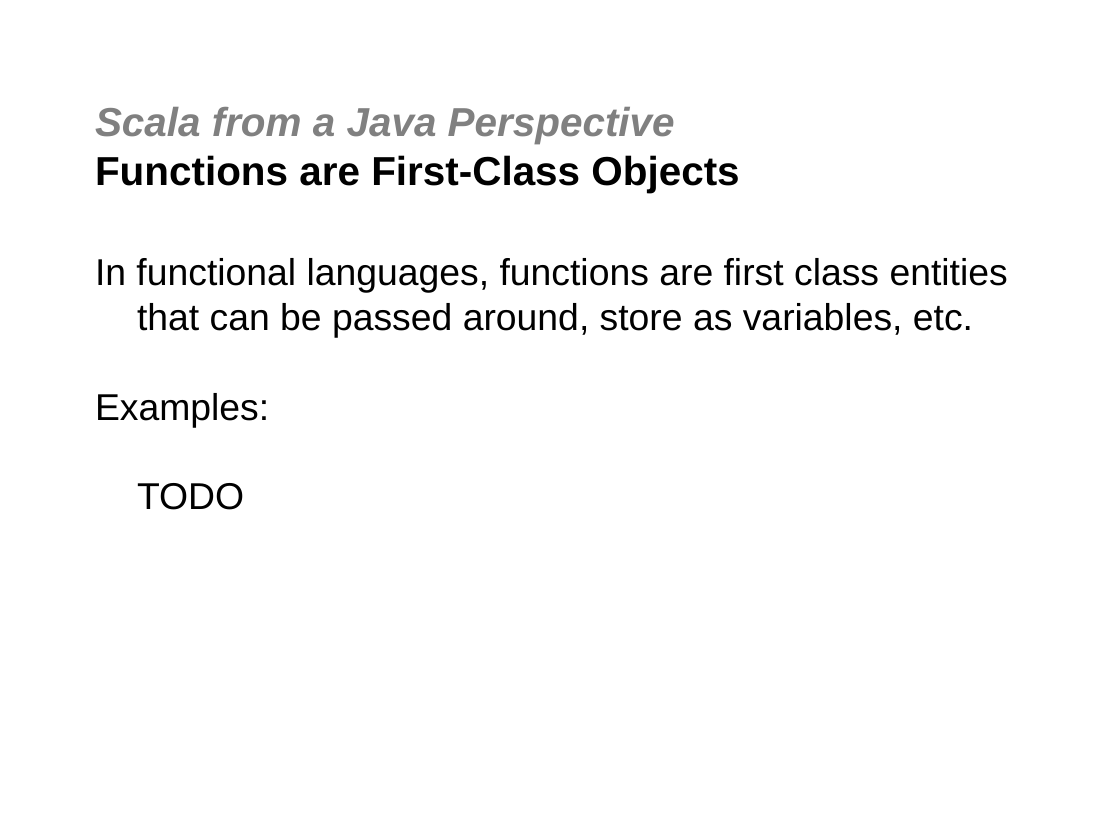
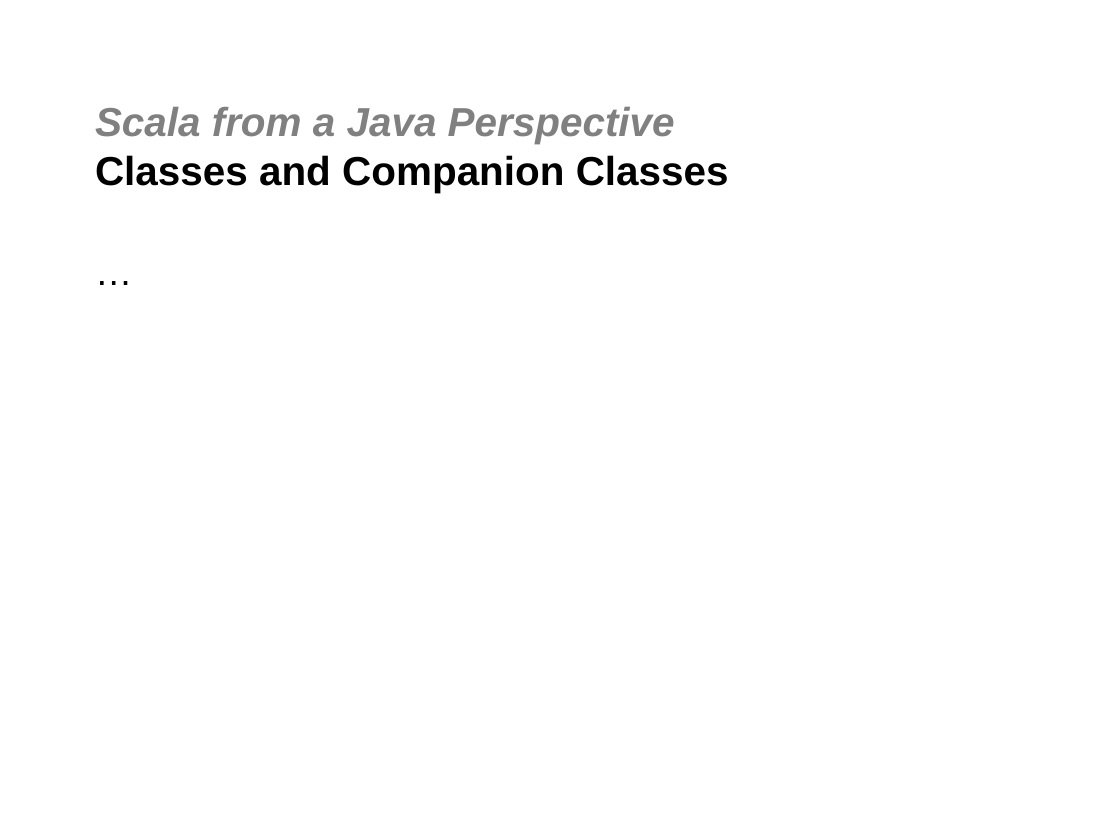
Before and after one commit to jgoodsen/agile2010, a slide deck: slide 12 of 03-scala.ppt (slide 15 before the commit). Drawn at 1120x840 pixels with LibreOffice and Linux fonts; fonts in the diff are those of the drawing; background and template pictures are left out. Boxes give left, top, right and bottom in pixels: in the first picture for what was removed or moved away, otherwise in the second. Text is boxed around its words. In the diff, an @@ line names an element or a change of style, - is before the commit and + after.

```diff
--- a/03-scala.ppt
+++ b/03-scala.ppt
@@ title at box(95, 107, 729, 192): text changed @@
-Scala from a Java Perspective
-Functions are First-Class Objects
+Scala from a Java Perspective
+Classes and Companion Classes
@@ text added at box(84, 243, 1036, 747), 24 pt, text #000000 @@
+…
@@ text removed at box(95, 258, 1008, 510) @@
-In functional languages, functions are first class entities that can be passed around, store as variables, etc.
-Examples:
-TODO
```
Also in this commit, not shown: 5 other slides changed, 3 slides added, 2 slides removed, 10 other files.
